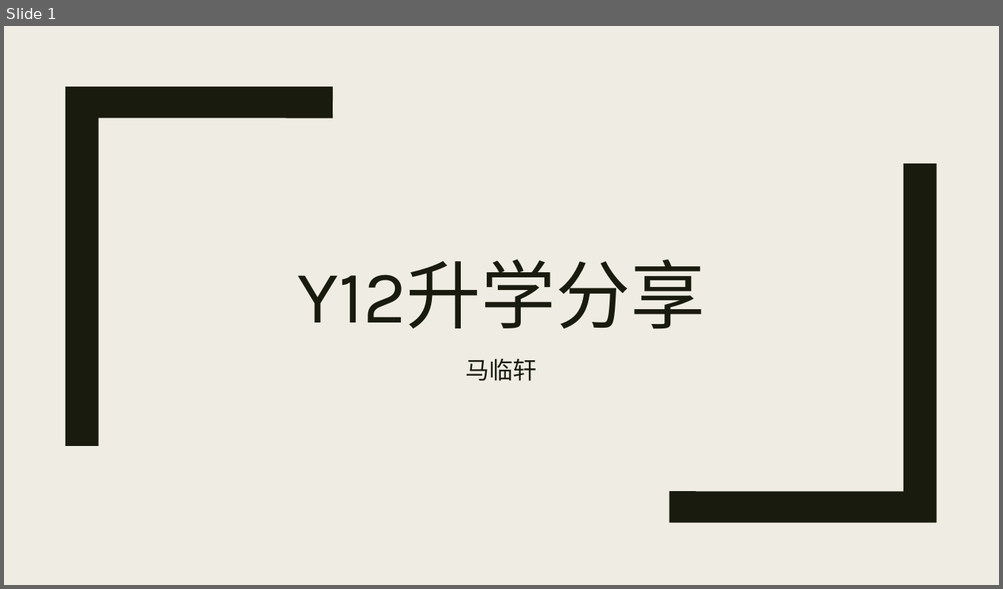
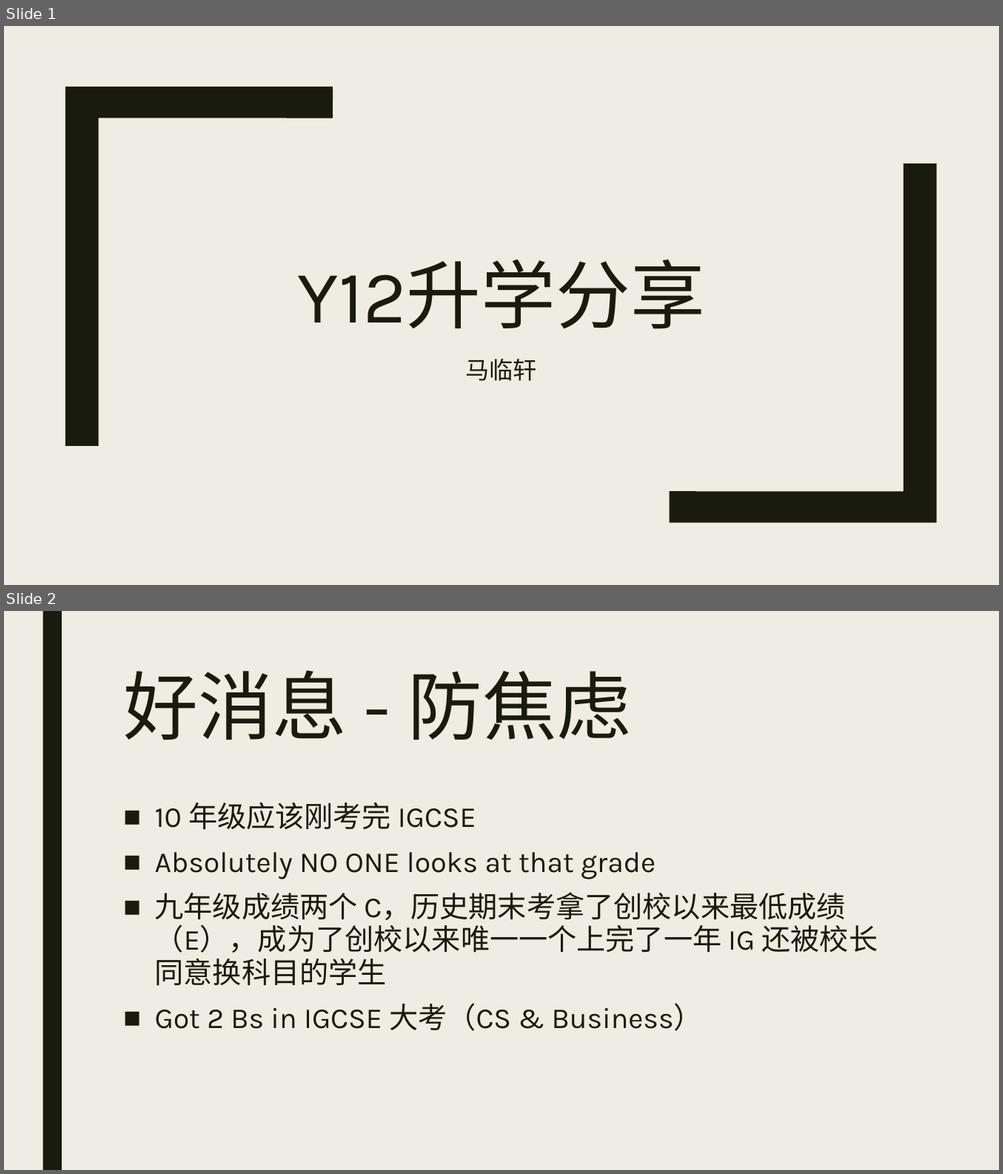
Before and after one commit to davidmaamoaix/fun-seminars, a slide deck: Presentation1.pptx. Shown one above the other, each under a label of ours: slide 1 before the commit, slides 1 and 2 after it. The pictures are 1003x589 and 1003x1174 pixels, drawn with LibreOffice and Linux fonts; fonts in the diff are those of the drawing. Boxes give left, top, right and bottom in pixels: in the first picture for what was removed or moved away, otherwise in the second. Text is boxed around its words. In the diff, an @@ line names an element or a change of style, - is before the commit and + after.

```diff
--- a/Presentation1.pptx
+++ b/Presentation1.pptx
@@ slide 2 added at <box>4,611,999,1170</box>, background #EFEDE3 @@
@@ rectangle added at <box>42,611,62,1170</box>, fill #191B0E @@
@@ title added at <box>123,670,631,740</box>, 72 pt, text #191B0E @@
+好消息 - 防焦虑
@@ text added at <box>155,803,878,1031</box>, 28 pt, text #191B0E @@
+■ 10 年级应该刚考完 IGCSE
+■ Absolutely NO ONE looks at that grade
+■ 九年级成绩两个 C，历史期末考拿了创校以来最低成绩（E），成为了创校以来唯一一个上完了一年 IG 还被校长同意换科目的学生
+■ Got 2 Bs in IGCSE 大考（CS & Business）
```
Also in this commit, not shown: 23 other slides added.
